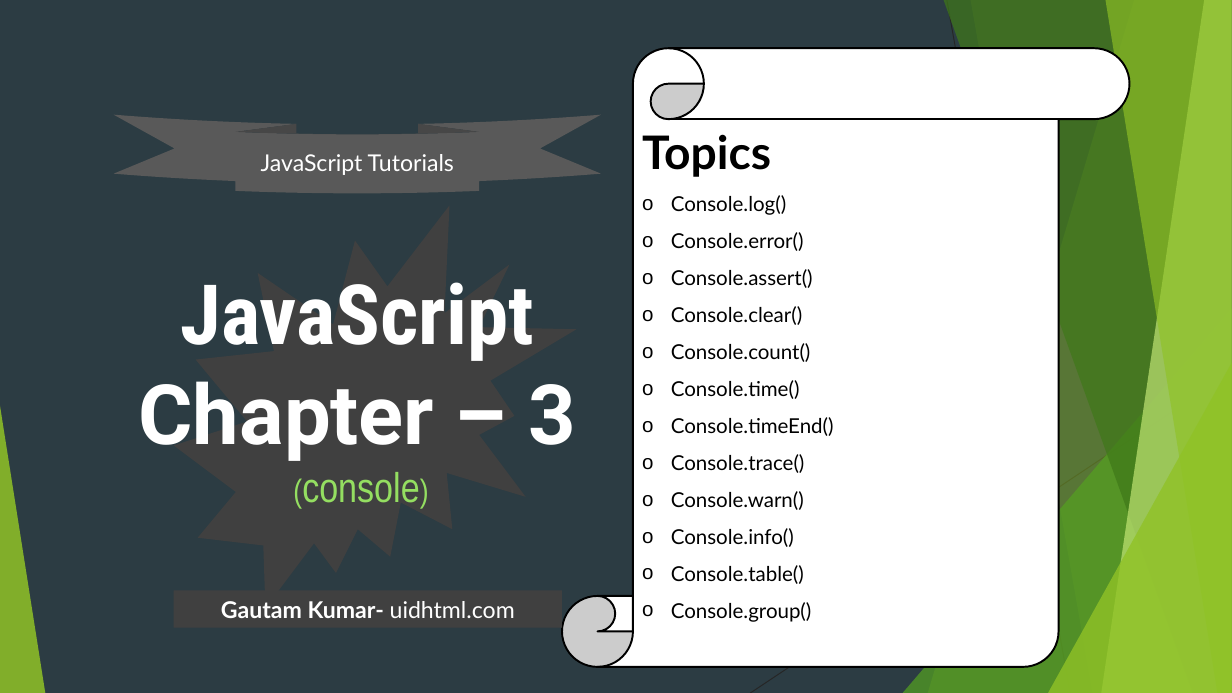
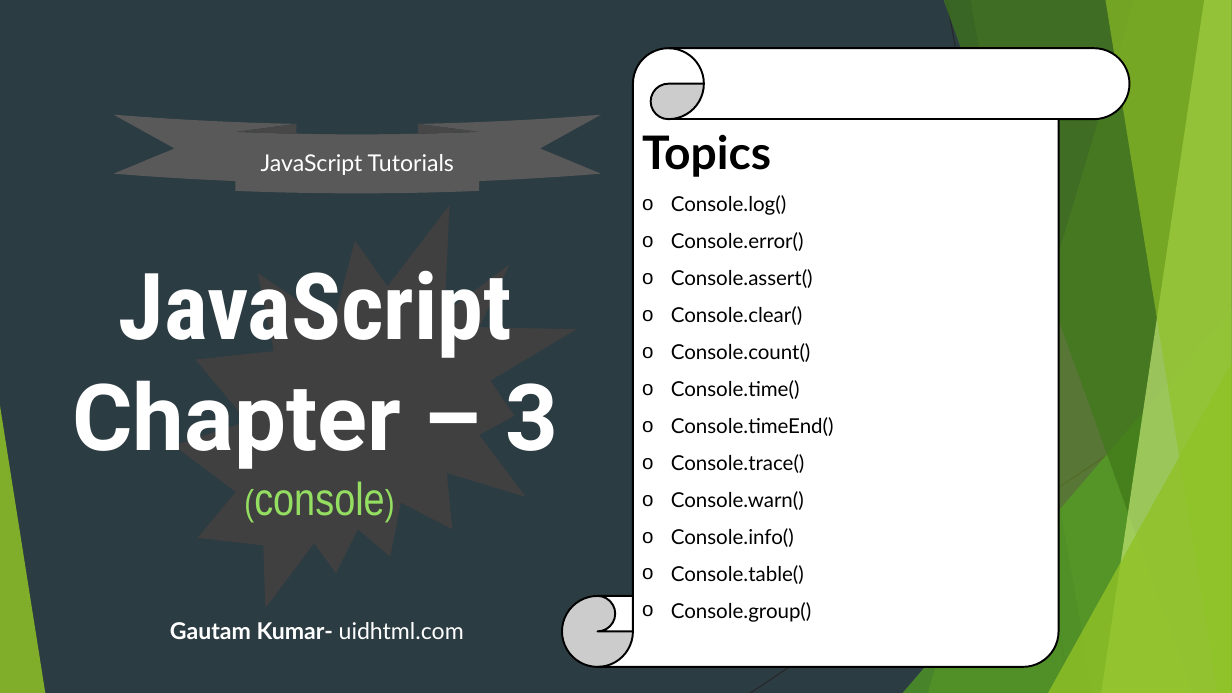
Before and after one commit to uidhtml/javascript-tutorials, a slide deck: slide 17 of Javascript Tutorials.pptx. Drawn at 1232x693 pixels with LibreOffice and Linux fonts; fonts in the diff are those of the drawing. Boxes give left, top, right and bottom in pixels: in the first picture for what was removed or moved away, otherwise in the second. Text is boxed around its words. In the diff, an @@ line names an element or a change of style, - is before the commit and + after.

```diff
--- a/Javascript Tutorials.pptx
+++ b/Javascript Tutorials.pptx
@@ title "JavaScript Chapter – 3 (console)": place and size @@
-title "JavaScript Chapter – 3 (console)" at box(139, 282, 576, 503)
+title "JavaScript Chapter – 3 (console)" at box(72, 270, 558, 516)
@@ title "JavaScript Chapter – 3 (console)" at box(72, 270, 558, 516): size 64.8 to 72 pt in "JavaScript Chapter – 3"; size 25.2 to 28 pt, size 32.4 to 36 pt in "(console)" @@
@@ text "Gautam Kumar- uidhtml.com": place and size @@
-text "Gautam Kumar- uidhtml.com" at box(174, 591, 562, 628)
+text "Gautam Kumar- uidhtml.com" at box(170, 622, 464, 639)
@@ text "Gautam Kumar- uidhtml.com" at box(170, 622, 464, 639): fill #404040 to none @@
```
Also in this commit, not shown: 4 other slides changed.
